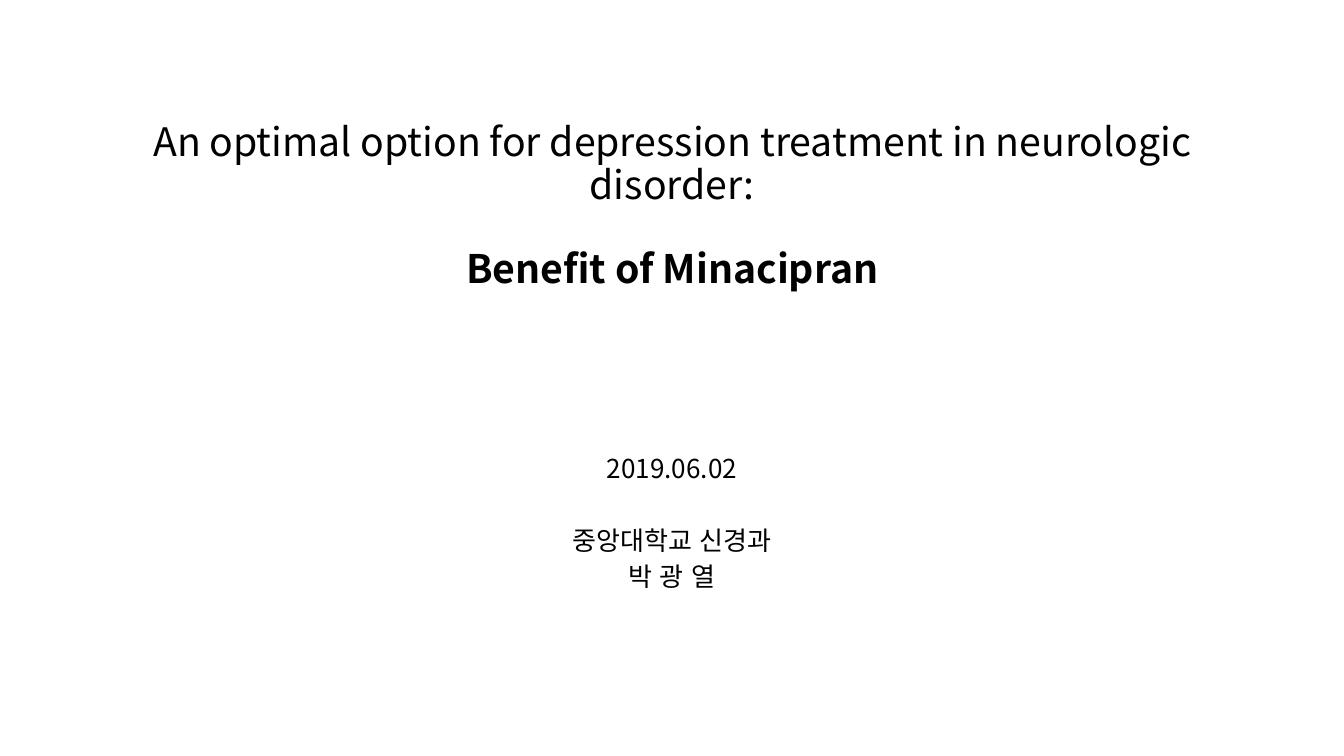
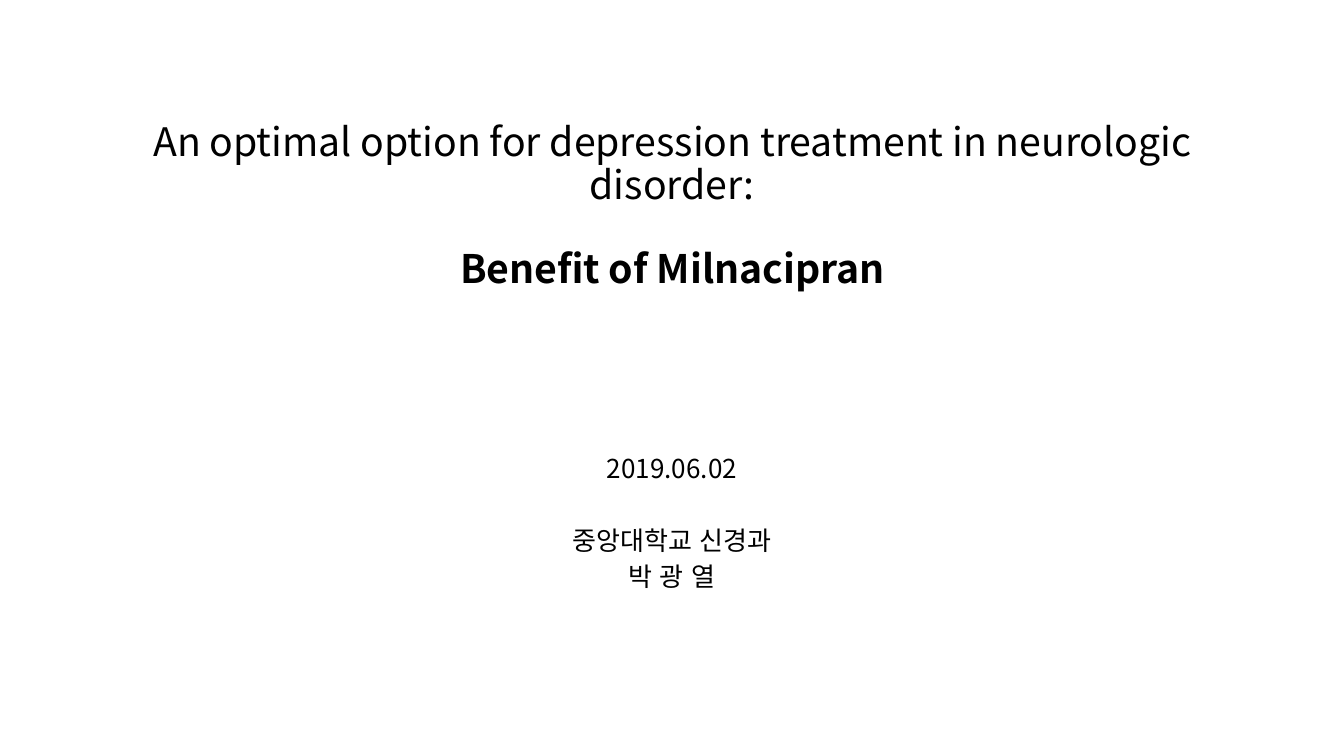
Before and after one commit to sbaram1/Presentation, a slide deck: slide 1 of 20190602_Ixel.pptx. Drawn at 1344x756 pixels with LibreOffice and Linux fonts; fonts in the diff are those of the drawing. Boxes give left, top, right and bottom in pixels: in the first picture for what was removed or moved away, otherwise in the second. Text is boxed around its words. In the diff, an @@ line names an element or a change of style, - is before the commit and + after.

```diff
--- a/20190602_Ixel.pptx
+++ b/20190602_Ixel.pptx
@@ title at <box>153,124,1191,292</box>: text changed @@
-An optimal option for depression treatment in neurologic disorder:
-Benefit of Minacipran
+An optimal option for depression treatment in neurologic disorder:
+Benefit of Milnacipran
```
Also in this commit, not shown: 17 other slides changed.
